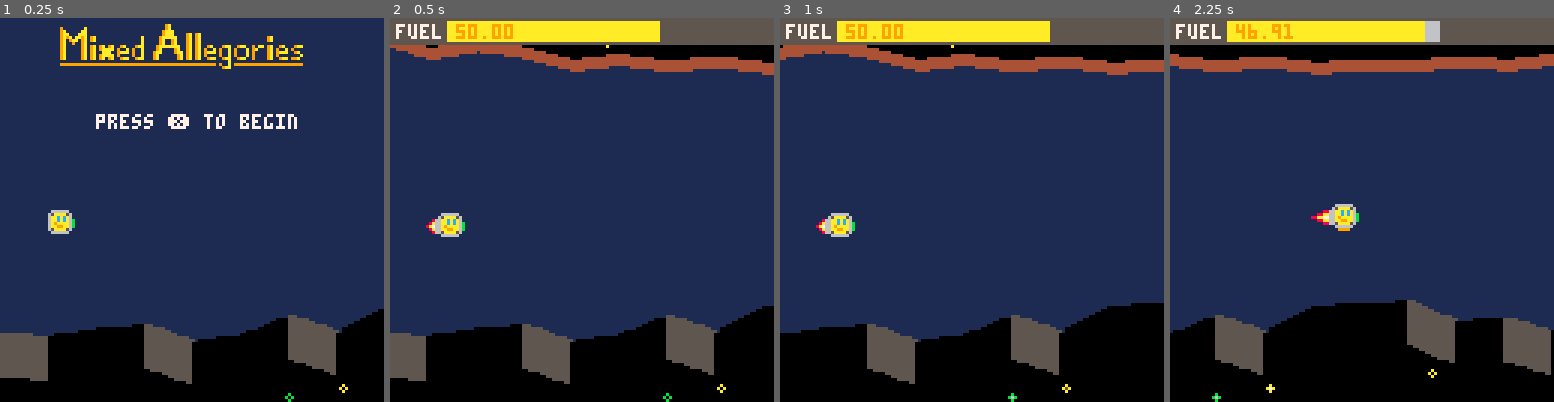
Above: before the commit, frames 1-4 (left to right).
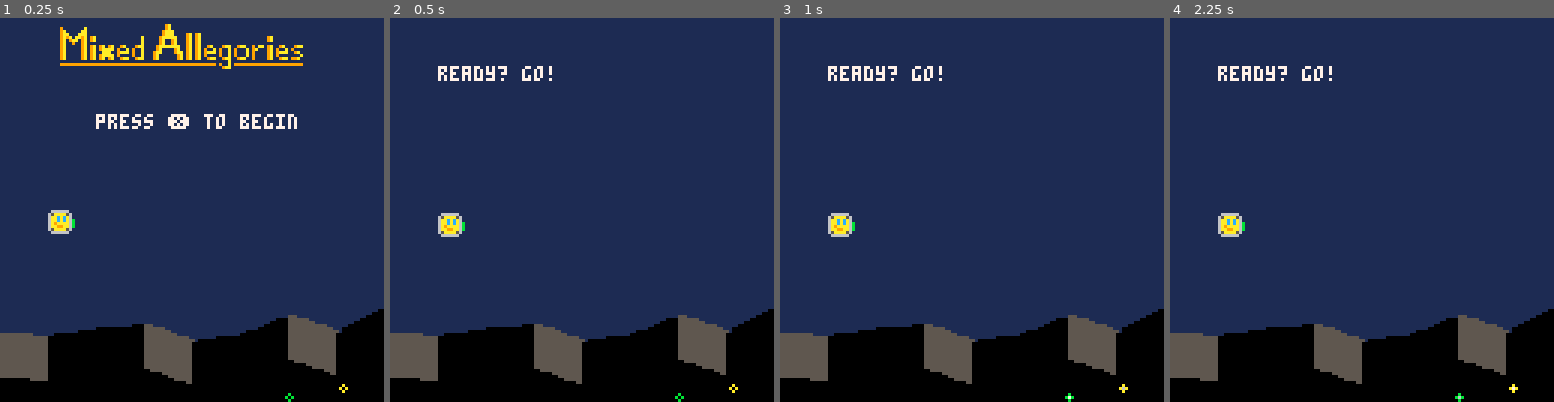
Above: after the commit, the same moments.

Repository: broquaint/pico8-carts
Game: PICO-8 cartridge eggjam3.p8
The game is run twice, just before and just after one commit, with the same random seed, the same clock (stepped at 60 frames per second) and the same inputs.
Inputs:
- Up to frame 1 (0.25 s): no input
- Up to frame 2 (0.5 s): tap X (X key) at 0.33 s
- Up to frame 3 (1 s): tap O (Z key) at 0.7 s
- Up to frame 4 (2.25 s): tap X (X key) at 1.07, 1.85 s; hold Right 1.6-2.1 s; tap O (Z key) at 1.7, 2.1 s; hold Up from 2.15 s (still down)

Frame 1 is identical in both runs. In frame 2, 16% of the frame differs, in the area x 0-100%, y 0-100%; in frame 3, 23%; in frame 4, 27%.

Commit message:
Add basic exposition state
Needs actual content.

Diff:
--- a/eggjam3.p8
+++ b/eggjam3.p8
@@ -59,6 +59,7 @@
 
 game_state_menu       = 'menu'
 game_state_gaming     = 'gaming'
+game_state_splaining  = 'exposition'
 game_state_level_done = 'lvldone'
 game_state_complete   = 'complete'
 
@@ -560,6 +561,7 @@
    end
 end
 
+last_transition = 0
 function _update()
    frame_count += 1
 
@@ -567,11 +569,17 @@
 
    if current_state == game_state_menu then
       if btnp(b_x) then
-         current_state = game_state_gaming
+         current_state = game_state_splaining
+         last_transition = frame_count
          -- sfx?
       end
       if not bobbing.animating then
          animate_obj(bobbing, bob_ship)
+      end
+   elseif current_state == game_state_splaining then
+      if btnp(b_x) and frame_count - last_transition > 45 then
+         current_state = game_state_gaming
+         last_transition = frame_count
       end
    else
       update_level()
@@ -664,6 +672,10 @@
    print('press ❎ to begin', 32, 32, white)
 end
 
+function draw_exposition()
+   print('ready? go!', 16, 16, white)
+end
+
 function draw_level()
    if current_state == game_state_gaming then
       draw_terrain(terrain.up, function(t)
@@ -770,6 +782,8 @@
    draw_level()
    if current_state == game_state_menu then
       draw_menu()
+   elseif current_state == game_state_splaining then
+      draw_exposition()
    else
       draw_ui()
    end
